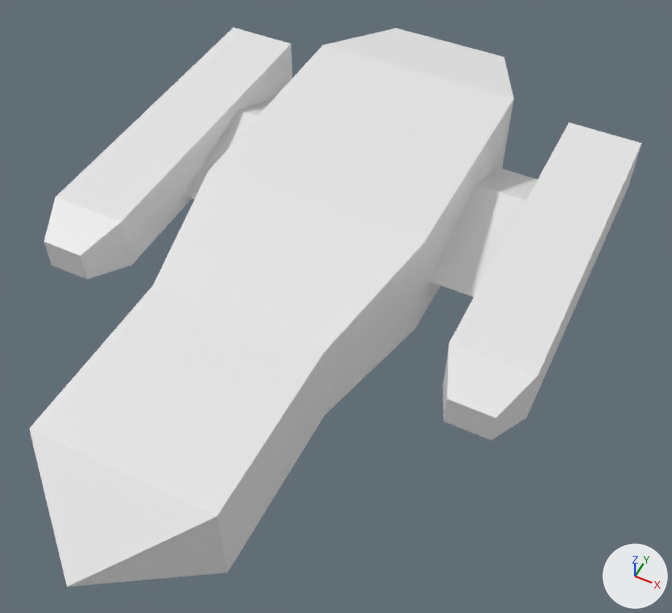
The OBJ model dark-neb.p64/models/shippy1.obj as it was, and as the next commit left it.
The view is the same before and after, from a 50 mm camera at (3.67, -7.79, 7.61) aimed at (0.5, -1.44, -0.32). The lights are fixed; the arrows at lower right show +X, +Y and +Z. Where no turn or scale is listed for an object, it has been applied to the vertices.

Before the edit, the objects in view are built like this:
```python
mat_material = principled_material('Material')
mat_material.base_color = (0.8, 0.8, 0.8)  # white #e7e7e7
me_cube = bpy.data.meshes.new('Cube')
me_cube.from_pydata(...)  # 57 vertices, 47 faces; spans x -2.93..2.94, y -5.64..3.06, z -0.7..0.7
me_cube.materials.append(mat_material)  # white #e7e7e7
ob_cube = bpy.data.objects.new('Cube', me_cube)
ob_cube.location = (0.0, 0.0, 0.0)
```
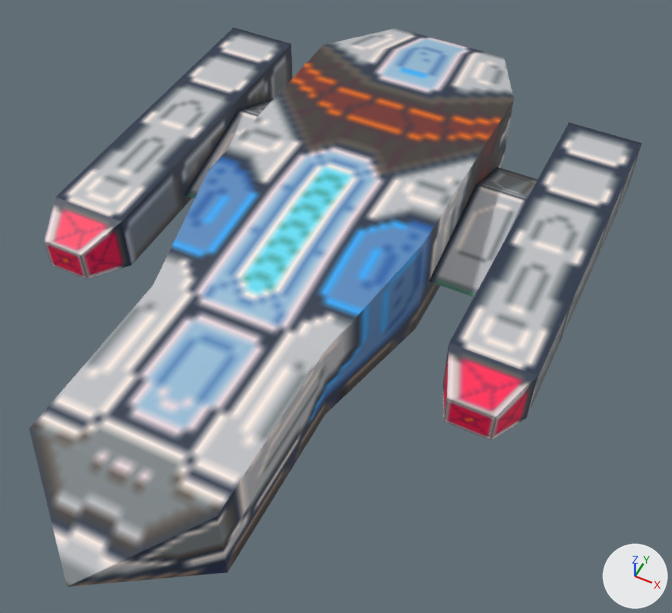
Pixel boxes (x1, y1, x2, y2) of what changed, in the pictures (672 x 613 px):
'Cube', surface changed
    both: (29, 27, 642, 587)

What changed in the scene script:
```text
Add img_shippy_png:
    img_shippy_png = load_image('shippy.png', '../../shippy.png', 128, 128, 'sRGB')
Change mat_material:
    remove mat_material.base_color = (0.8, 0.8, 0.8)  # white #e7e7e7
    add mat_material.texture = img_shippy_png
Change me_cube:
    where me_cube.from_pydata(...)  # 57 vertices, 47 faces; spans x -2.93..2.94, y -5.64..3.06, z -0.7..0.7
    used by ob_cube; location = (0.0, 0.0, 0.0)
    me_cube part 1: texture (UV) coordinates of 47 of 47 faces, centred in x -2.93..2.94, y -5.02..3.06, z -0.7..0.7, changed; they spanned u 0.0..1.0, v 0.0..0.9 and now span u 0.02..0.98, v 0.0..0.98
```
